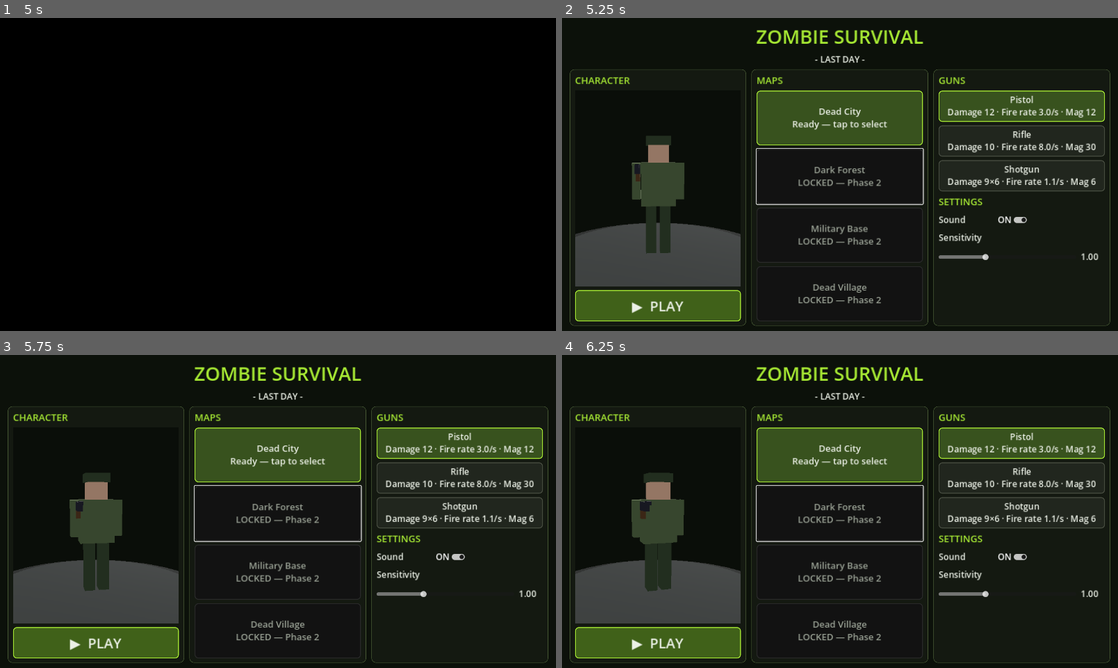
Above: before the commit, frames 1-4 (two rows, left to right).
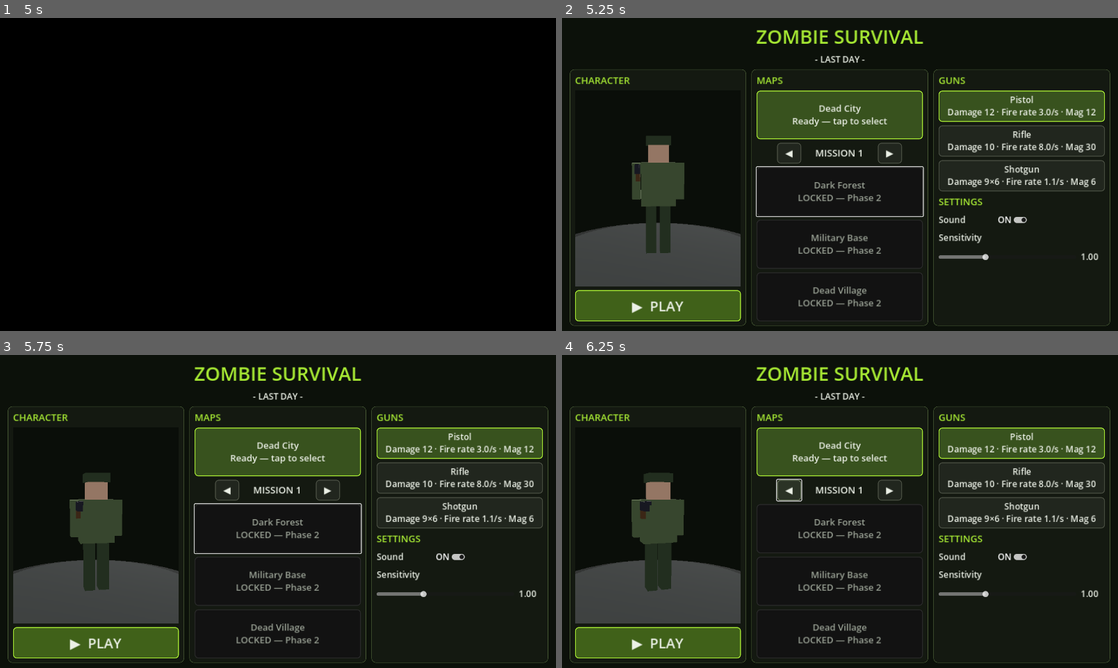
Above: after the commit, the same moments.

Repository: yousafj-dev/zombie-survival-game
Game: Godot game, scene res://scenes/title_screen.tscn
The game is run twice, just before and just after one commit, with the same random seed, the same clock (stepped at 60 frames per second) and the same inputs.
Inputs (mouse positions are in pixels of both pictures, inside the frame that each line leads up to):
- Up to frame 1 (5 s): move the mouse to (400, 158) at 0.52 s; hold D 0.53-1.25 s; hold R 0.53-1.25 s; click (400, 158) at 0.67 s; tap Space at 0.77, 2.75, 3.77, 4.25 s; drag from (166, 190) to (250, 237) at 1.27 s; tap Enter at 2, 3.5 s; move the mouse to (333, 105) at 2.02 s; hold D 2.03-2.75 s; hold R 2.03-2.75 s; click (333, 105) at 2.17 s; drag from (250, 237) to (111, 127) at 2.77 s; move the mouse to (444, 221) at 3.52 s; hold A 3.53-4.25 s; hold R 3.53-4.25 s; click (444, 221) at 3.67 s; drag from (111, 127) to (194, 96) at 4.27 s
- Up to frame 2 (5.25 s): tap Enter at 5 s; move the mouse to (867, 174) at 5.02 s; hold S from 5.03 s (still down); hold R from 5.03 s (still down); click (867, 174) at 5.17 s
- Up to frame 3 (5.75 s): keep holding S; keep holding R
- Up to frame 4 (6.25 s): release S at 5.75 s; release R at 5.75 s; click (789, 489) at 5.75 s, where only the run after the commit has a clickable "◀"

Frame 1 is identical in both runs. In frame 2, 3.2% of the frame differs, in the area x 34-66%, y 27-93%; in frame 3, 3.2%; in frame 4, 3.2%.

Commit message:
Mission system: scaling difficulty, result panels, lobby mission selector

Diff:
--- a/scripts/game_manager.gd
+++ b/scripts/game_manager.gd
@@ -1,10 +1,18 @@
 extends Node3D
 
-## Wave manager for the Dead City level (Phase 1 skeleton).
-## - Spawns zombies at the Marker3D nodes in group "spawn_point".
-## - Each wave has more zombies than the last; the final wave adds a boss.
-## - Between waves there is a short intermission. Clearing the final wave
-##   wins the run; player death restarts the scene.
+## Mission manager for the Dead City level.
+## - A MISSION is the full set of waves. Clearing every wave wins the
+##   mission; dying fails it. Both endings show the HUD result panel and
+##   wait for the player's choice (next / retry / lobby) — no auto reload.
+## - Missions scale ("bilkul tuff"): mission M adds (M-1)*2 zombies to
+##   every wave, and zombies get tougher via setup_mission() (health,
+##   speed, damage). The final wave of every mission has a boss.
+## - The mission number comes from user://settings.cfg
+##   (progress/selected_mission, falling back to progress/highest_mission)
+##   — the lobby's mission selector writes it. Winning unlocks M+1.
+
+const SETTINGS_PATH := "user://settings.cfg"
+const MENU_SCENE := "res://scenes/main_menu.tscn"
 
 @export var zombie_scene: PackedScene
 @export var total_waves: int = 5
@@ -12,6 +20,7 @@
 @export var count_growth: int = 2
 @export var spawn_interval: float = 1.2
 @export var intermission: float = 4.0
+@export var mission: int = 1
 
 var _wave: int = 0
 var _alive: int = 0
@@ -21,6 +30,7 @@
 
 func _ready() -> void:
 	add_to_group("game_manager")
+	mission = _read_mission_from_settings()
 	for p in get_tree().get_nodes_in_group("spawn_point"):
 		_spawn_points.append(p)
 	var player := get_tree().get_first_node_in_group("player")
@@ -28,22 +38,38 @@
 		player.player_died.connect(_on_player_died)
 	_start_next_wave.call_deferred()
 
+func _read_mission_from_settings() -> int:
+	var cfg := ConfigFile.new()
+	if cfg.load(SETTINGS_PATH) == OK:
+		if cfg.has_section_key("progress", "selected_mission"):
+			return maxi(1, int(cfg.get_value("progress", "selected_mission")))
+		if cfg.has_section_key("progress", "highest_mission"):
+			return maxi(1, int(cfg.get_value("progress", "highest_mission")))
+	return maxi(1, mission)
+
+func _wave_count(w: int) -> int:
+	# Mission scaling: every mission up adds 2 zombies to EVERY wave,
+	# on top of the normal +count_growth between waves.
+	return first_wave_count + (mission - 1) * 2 + (w - 1) * count_growth
+
 func _start_next_wave() -> void:
 	if _run_over:
 		return
 	_wave += 1
 	if _wave > total_waves:
-		_run_over = true
-		get_tree().call_group("hud", "show_message", "YOU SURVIVED ALL WAVES!", 6.0)
+		_mission_complete()
 		return
 	var is_final := _wave == total_waves
-	get_tree().call_group("hud", "show_message", "FINAL WAVE — BOSS!" if is_final else "WAVE %d" % _wave, 2.5)
+	var msg := "FINAL WAVE — BOSS!" if is_final else "WAVE %d" % _wave
+	if _wave == 1 and not is_final:
+		msg = "MISSION %d — WAVE 1" % mission
+	get_tree().call_group("hud", "show_message", msg, 2.5)
 	await get_tree().create_timer(intermission).timeout
 	_spawn_wave(is_final)
 
 func _spawn_wave(is_final: bool) -> void:
 	_spawning = true
-	var count := first_wave_count + (_wave - 1) * count_growth
+	var count := _wave_count(_wave)
 	for i in count:
 		_spawn_zombie(false)
 		await get_tree().create_timer(spawn_interval).timeout
@@ -58,6 +84,8 @@
 	var z := zombie_scene.instantiate()
 	if z.has_method("setup"):
 		z.setup(boss)
+	if z.has_method("setup_mission"):
+		z.setup_mission(mission)
 	var point := _spawn_points[randi() % _spawn_points.size()]
 	add_child(z)
 	z.global_position = point.global_position + Vector3(randf_range(-1.5, 1.5), 0.2, randf_range(-1.5, 1.5))
@@ -72,10 +100,42 @@
 		_start_next_wave()
 
 func _on_player_died() -> void:
+	if _run_over:
+		return
 	_run_over = true
-	get_tree().call_group("hud", "show_message", "YOU DIED", 3.0)
-	await get_tree().create_timer(3.0).timeout
+	get_tree().call_group("hud", "show_result", false, mission)
+	get_tree().paused = true
+
+# --- mission results (win / death panels wait for the player) ------------
+
+func _mission_complete() -> void:
+	if _run_over:
+		return
+	_run_over = true
+	# Winning unlocks the next mission.
+	var cfg := ConfigFile.new()
+	cfg.load(SETTINGS_PATH)
+	var highest := int(cfg.get_value("progress", "highest_mission", 1))
+	cfg.set_value("progress", "highest_mission", maxi(highest, mission + 1))
+	cfg.save(SETTINGS_PATH)
+	get_tree().call_group("hud", "show_result", true, mission)
+	get_tree().paused = true
+
+func next_mission() -> void:
+	var cfg := ConfigFile.new()
+	cfg.load(SETTINGS_PATH)
+	cfg.set_value("progress", "selected_mission", mission + 1)
+	cfg.save(SETTINGS_PATH)
+	get_tree().paused = false
 	get_tree().reload_current_scene()
+
+func retry_mission() -> void:
+	get_tree().paused = false
+	get_tree().reload_current_scene()
+
+func back_to_lobby() -> void:
+	get_tree().paused = false
+	get_tree().change_scene_to_file(MENU_SCENE)
 
 func _update_hud() -> void:
 	get_tree().call_group("hud", "set_wave_text", _wave, total_waves, _alive)
--- a/scripts/hud.gd
+++ b/scripts/hud.gd
@@ -17,10 +17,17 @@
 @onready var _switch_button: Button = $SwitchButton
 
 var _player: Node
+var _result_backdrop: ColorRect
+var _result_panel: CenterContainer
+var _result_title: Label
+var _result_subtitle: Label
+var _result_primary: Button
+var _result_win: bool = false
 
 func _ready() -> void:
 	add_to_group("hud")
 	_message_label.visible = false
+	_build_result_panel()
 	call_deferred("_bind_player")
 
 func _bind_player() -> void:
@@ -41,6 +48,108 @@
 func _process(_delta: float) -> void:
 	if is_instance_valid(_player):
 		_player.set_move_input(_joystick.value)
+
+# --- mission result panel ------------------------------------------------
+## Built in code. The tree is PAUSED while this is up, so the panel and its
+## backdrop run with process_mode = ALWAYS and the buttons stay tappable.
+## The game waits here — no auto reload, no auto anything.
+
+func _result_style(bg: Color, border: Color) -> StyleBoxFlat:
+	var sb := StyleBoxFlat.new()
+	sb.bg_color = bg
+	sb.border_color = border
+	sb.set_border_width_all(2)
+	sb.set_corner_radius_all(10)
+	sb.content_margin_left = 14
+	sb.content_margin_right = 14
+	sb.content_margin_top = 10
+	sb.content_margin_bottom = 10
+	return sb
+
+func _build_result_panel() -> void:
+	_result_backdrop = ColorRect.new()
+	_result_backdrop.name = "ResultBackdrop"
+	_result_backdrop.color = Color(0, 0, 0, 0.55)
+	_result_backdrop.set_anchors_preset(Control.PRESET_FULL_RECT)
+	_result_backdrop.mouse_filter = Control.MOUSE_FILTER_IGNORE
+	_result_backdrop.process_mode = Node.PROCESS_MODE_ALWAYS
+	_result_backdrop.visible = false
+	add_child(_result_backdrop)
+
+	_result_panel = CenterContainer.new()
+	_result_panel.name = "ResultPanel"
+	_result_panel.set_anchors_preset(Control.PRESET_FULL_RECT)
+	_result_panel.process_mode = Node.PROCESS_MODE_ALWAYS
+	_result_panel.visible = false
+	add_child(_result_panel)
+
+	var box := PanelContainer.new()
+	box.add_theme_stylebox_override("panel", _result_style(Color(0.07, 0.09, 0.06, 0.97), Color(0.65, 0.91, 0.2)))
+	_result_panel.add_child(box)
+
+	var v := VBoxContainer.new()
+	v.add_theme_constant_override("separation", 12)
+	box.add_child(v)
+
+	_result_title = Label.new()
+	_result_title.name = "ResultTitle"
+	_result_title.horizontal_alignment = HORIZONTAL_ALIGNMENT_CENTER
+	_result_title.add_theme_font_size_override("font_size", 34)
+	_result_title.add_theme_color_override("font_color", Color(0.65, 0.91, 0.2))
+	v.add_child(_result_title)
+
+	_result_subtitle = Label.new()
+	_result_subtitle.horizontal_alignment = HORIZONTAL_ALIGNMENT_CENTER
+	_result_subtitle.add_theme_font_size_override("font_size", 20)
+	_result_subtitle.add_theme_color_override("font_color", Color(0.92, 0.94, 0.9))
+	v.add_child(_result_subtitle)
+
+	_result_primary = Button.new()
+	_result_primary.name = "ResultPrimaryButton"
+	_result_primary.custom_minimum_size = Vector2(280, 58)
+	_result_primary.add_theme_font_size_override("font_size", 24)
+	_result_primary.add_theme_stylebox_override("normal", _result_style(Color(0.25, 0.38, 0.1), Color(0.65, 0.91, 0.2)))
+	_result_primary.add_theme_stylebox_override("hover", _result_style(Color(0.32, 0.48, 0.13), Color(0.65, 0.91, 0.2)))
+	_result_primary.add_theme_stylebox_override("pressed", _result_style(Color(0.18, 0.27, 0.07), Color(0.65, 0.91, 0.2)))
+	_result_primary.add_theme_color_override("font_color", Color(0.92, 0.94, 0.9))
+	_result_primary.pressed.connect(_on_result_primary)
+	v.add_child(_result_primary)
+
+	var lobby_btn := Button.new()
+	lobby_btn.name = "ResultLobbyButton"
+	lobby_btn.text = "LOBBY"
+	lobby_btn.custom_minimum_size = Vector2(280, 52)
+	lobby_btn.add_theme_font_size_override("font_size", 22)
+	lobby_btn.add_theme_stylebox_override("normal", _result_style(Color(0.13, 0.15, 0.12), Color(0.4, 0.45, 0.35)))
+	lobby_btn.add_theme_stylebox_override("hover", _result_style(Color(0.17, 0.2, 0.15), Color(0.4, 0.45, 0.35)))
+	lobby_btn.add_theme_stylebox_override("pressed", _result_style(Color(0.09, 0.1, 0.08), Color(0.4, 0.45, 0.35)))
+	lobby_btn.add_theme_color_override("font_color", Color(0.92, 0.94, 0.9))
+	lobby_btn.pressed.connect(_on_result_lobby)
+	v.add_child(lobby_btn)
+
+func show_result(win: bool, mission: int) -> void:
+	_result_win = win
+	if win:
+		_result_title.text = "MISSION COMPLETE"
+		_result_title.add_theme_color_override("font_color", Color(0.65, 0.91, 0.2))
+		_result_subtitle.text = "Mission %d cleared — Mission %d unlocked!" % [mission, mission + 1]
+		_result_primary.text = "NEXT MISSION"
+	else:
+		_result_title.text = "YOU DIED — MISSION FAILED"
+		_result_title.add_theme_color_override("font_color", Color(0.95, 0.35, 0.3))
+		_result_subtitle.text = "Mission %d" % mission
+		_result_primary.text = "RETRY"
+	_result_backdrop.visible = true
+	_result_panel.visible = true
+
+func _on_result_primary() -> void:
+	if _result_win:
+		get_tree().call_group("game_manager", "next_mission")
+	else:
+		get_tree().call_group("game_manager", "retry_mission")
+
+func _on_result_lobby() -> void:
+	get_tree().call_group("game_manager", "back_to_lobby")
 
 # --- called by the game manager ----------------------------------------
 
--- a/scripts/main_menu.gd
+++ b/scripts/main_menu.gd
@@ -32,6 +32,9 @@
 
 var _selected_weapon: String = "pistol"
 var _selected_map: String = "dead_city"
+var _selected_mission: int = 1
+var _highest_mission: int = 1
+var _mission_label: Label
 var _gun_buttons: Dictionary = {}
 var _map_buttons: Dictionary = {}
 var _showcase: Node = null
@@ -193,7 +196,55 @@
 		b.pressed.connect(_on_map_pressed.bind(id))
 		_map_buttons[id] = b
 		v.add_child(b)
+		if id == "dead_city":
+			v.add_child(_build_mission_row())
 	return panel
+
+func _build_mission_row() -> HBoxContainer:
+	var row := HBoxContainer.new()
+	row.name = "MissionRow"
+	row.alignment = BoxContainer.ALIGNMENT_CENTER
+	row.add_theme_constant_override("separation", 8)
+	var prev := Button.new()
+	prev.name = "MissionPrev"
+	prev.text = "◀"
+	prev.custom_minimum_size = Vector2(56, 48)
+	prev.add_theme_font_size_override("font_size", 22)
+	prev.add_theme_color_override("font_color", COL_TEXT)
+	_style_card(prev)
+	prev.pressed.connect(func() -> void:
+		_set_mission(_selected_mission - 1)
+		_click_player.play())
+	row.add_child(prev)
+	_mission_label = Label.new()
+	_mission_label.name = "MissionLabel"
+	_mission_label.text = "MISSION 1"
+	_mission_label.horizontal_alignment = HORIZONTAL_ALIGNMENT_CENTER
+	_mission_label.custom_minimum_size = Vector2(160, 0)
+	_mission_label.add_theme_font_size_override("font_size", 22)
+	_mission_label.add_theme_color_override("font_color", COL_TEXT)
+	row.add_child(_mission_label)
+	var next := Button.new()
+	next.name = "MissionNext"
+	next.text = "▶"
+	next.custom_minimum_size = Vector2(56, 48)
+	next.add_theme_font_size_override("font_size", 22)
+	next.add_theme_color_override("font_color", COL_TEXT)
+	_style_card(next)
+	next.pressed.connect(func() -> void:
+		_set_mission(_selected_mission + 1)
+		_click_player.play())
+	row.add_child(next)
+	return row
+
+func _set_mission(n: int) -> void:
+	_selected_mission = clampi(n, 1, maxi(1, _highest_mission))
+	_refresh_mission_label()
+	_save_settings()
+
+func _refresh_mission_label() -> void:
+	if _mission_label != null:
+		_mission_label.text = "MISSION %d" % _selected_mission
 
 func _build_guns_settings_column() -> PanelContainer:
 	var panel := _panel()
@@ -310,6 +361,8 @@
 	cfg.set_value("settings", "sensitivity", _sens_slider.value)
 	cfg.set_value("settings", "sound", _sound_check.button_pressed)
 	cfg.set_value("settings", "starting_weapon", _selected_weapon)
+	cfg.set_value("progress", "highest_mission", _highest_mission)
+	cfg.set_value("progress", "selected_mission", _selected_mission)
 	cfg.save(SETTINGS_PATH)
 
 func _load_settings() -> void:
@@ -318,9 +371,13 @@
 		# First run ever: sound is ON by default — make the toggle say so.
 		_sound_check.set_pressed_no_signal(true)
 		_sound_check.text = "ON"
+		_refresh_mission_label()
 		_select_map(_selected_map)
 		_select_weapon(_selected_weapon)
 		return
+	_highest_mission = maxi(1, int(cfg.get_value("progress", "highest_mission", 1)))
+	_selected_mission = clampi(int(cfg.get_value("progress", "selected_mission", _highest_mission)), 1, _highest_mission)
+	_refresh_mission_label()
 	var sens := clampf(float(cfg.get_value("settings", "sensitivity", 1.0)), 0.5, 2.0)
 	_sens_slider.set_value_no_signal(sens)
 	_sens_value.text = "%.2f" % sens
--- a/scripts/zombie.gd
+++ b/scripts/zombie.gd
@@ -15,6 +15,7 @@
 @export var attack_cooldown: float = 1.0
 
 var is_boss: bool = false
+var _mission: int = 1
 
 var _health: int
 var _attack_left: float = 0.0
@@ -35,6 +36,11 @@
 func setup(boss: bool) -> void:
 	is_boss = boss
 
+## Called by the game manager (before add_child) with the mission number.
+## Stats are scaled from it in _ready.
+func setup_mission(m: int) -> void:
+	_mission = maxi(1, m)
+
 func _ready() -> void:
 	add_to_group("zombie")
 	# Procedural hit thud (generated in code — no audio files).
@@ -42,6 +48,13 @@
 	_hit_player.bus = &"SFX"
 	_hit_player.stream = SfxGen.zombie_hit()
 	add_child(_hit_player)
+	# Mission scaling ("bilkul tuff"): +30% health per mission (compounding),
+	# +5% speed per mission (hard cap 1.6x base), +1 attack damage per mission.
+	# The boss multipliers in the block below stack on top of these.
+	var steps := float(_mission - 1)
+	max_health = int(round(float(max_health) * pow(1.3, steps)))
+	speed = speed * minf(1.0 + 0.05 * steps, 1.6)
+	attack_damage = attack_damage + (_mission - 1)
 	_health = max_health
 	if is_boss:
 		_health = max_health * 10
